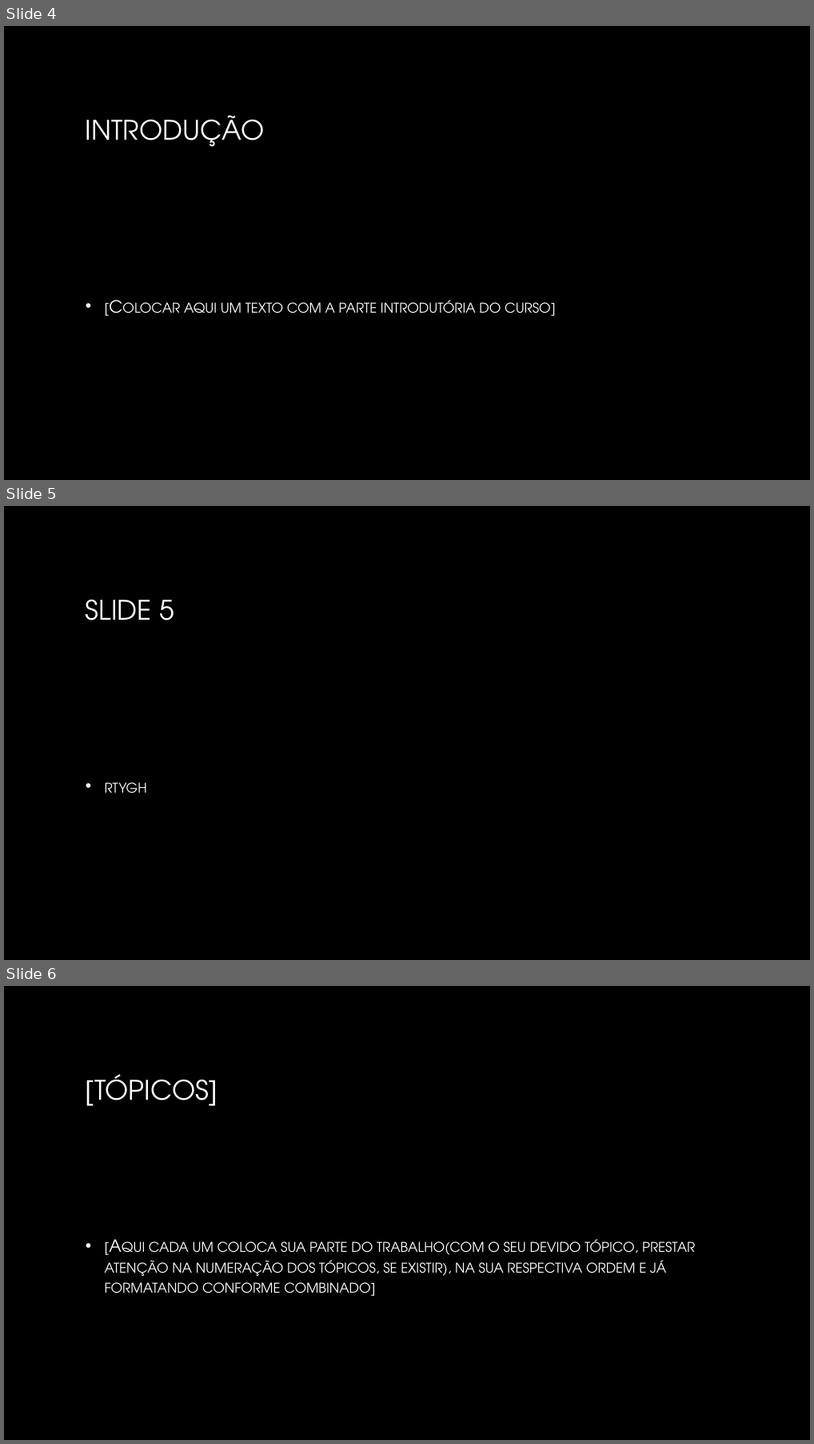
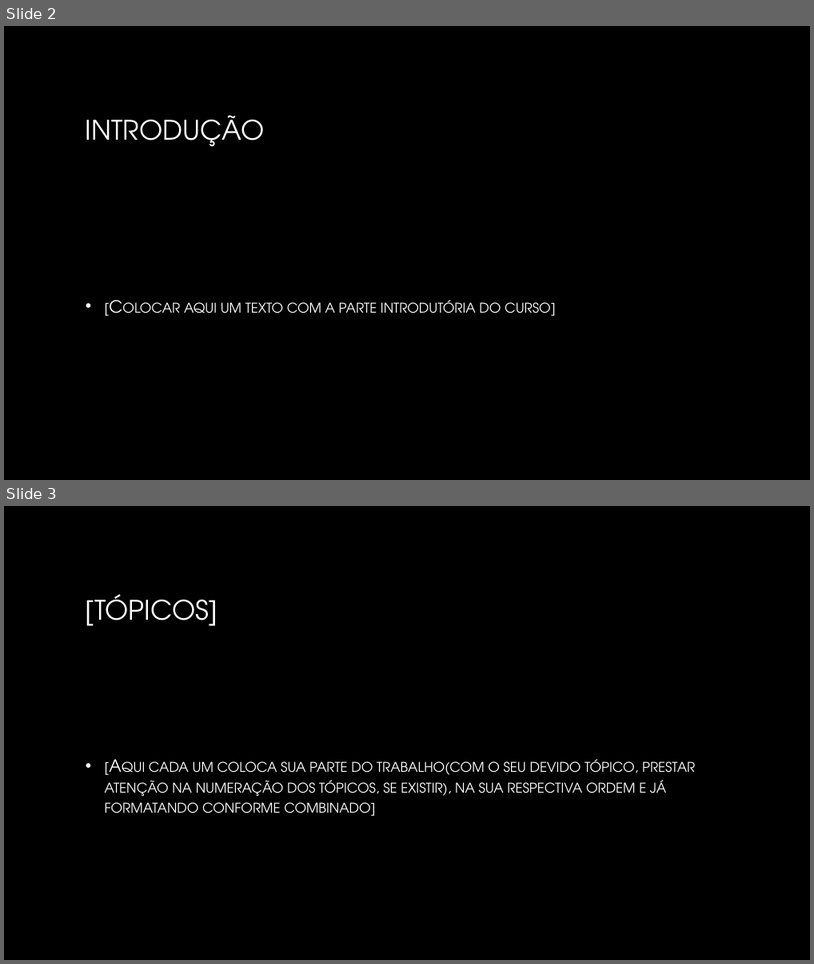
Before and after one commit to fmassaretto/trabalhoScala, a slide deck: Curso de Introdução à linguagem Scala.pptx. Shown one above the other, each under a label of ours: slides 4, 5 and 6 before the commit, slides 2 and 3 after it. The pictures are 814x1444 and 814x964 pixels, drawn with LibreOffice and Linux fonts; fonts in the diff are those of the drawing; background and template pictures are left out. Boxes give left, top, right and bottom in pixels: in the first picture for what was removed or moved away, otherwise in the second. Text is boxed around its words. In the diff, an @@ line names an element or a change of style, - is before the commit and + after.

```diff
--- a/Curso de Introdução à linguagem Scala.pptx
+++ b/Curso de Introdução à linguagem Scala.pptx
@@ slide 5 removed at bbox=[4, 506, 810, 960], background picture (left out) @@
@@ title removed at bbox=[86, 599, 174, 620] @@
-SLIDE 5
@@ text removed at bbox=[105, 782, 147, 792] @@
-• rtygh
@@ what was slide 4 is now slide 2 @@
@@ what was slide 6 is now slide 3 @@
```
Also in this commit, not shown: 6 slides added, 2 other slides removed.
